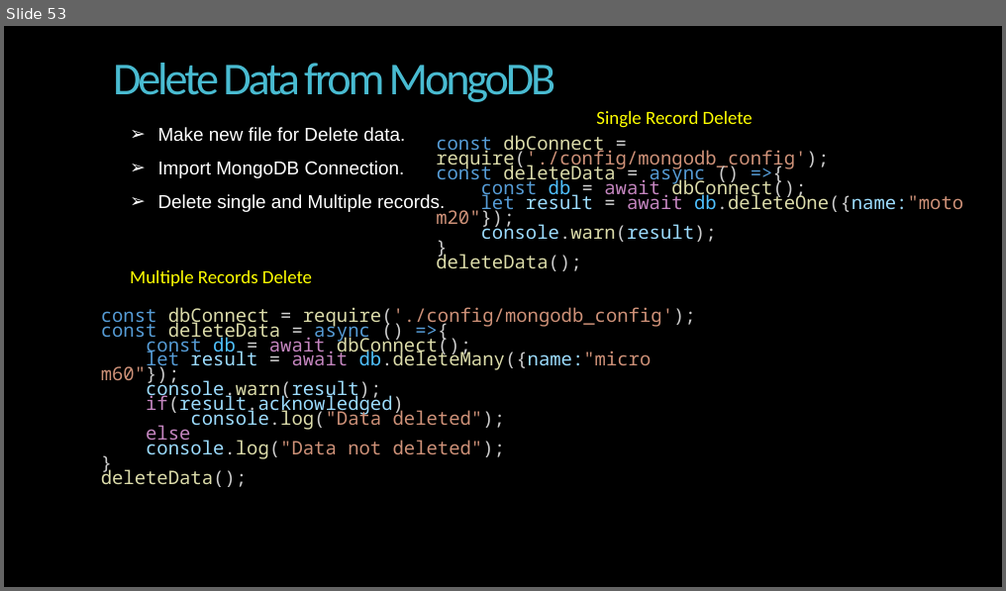
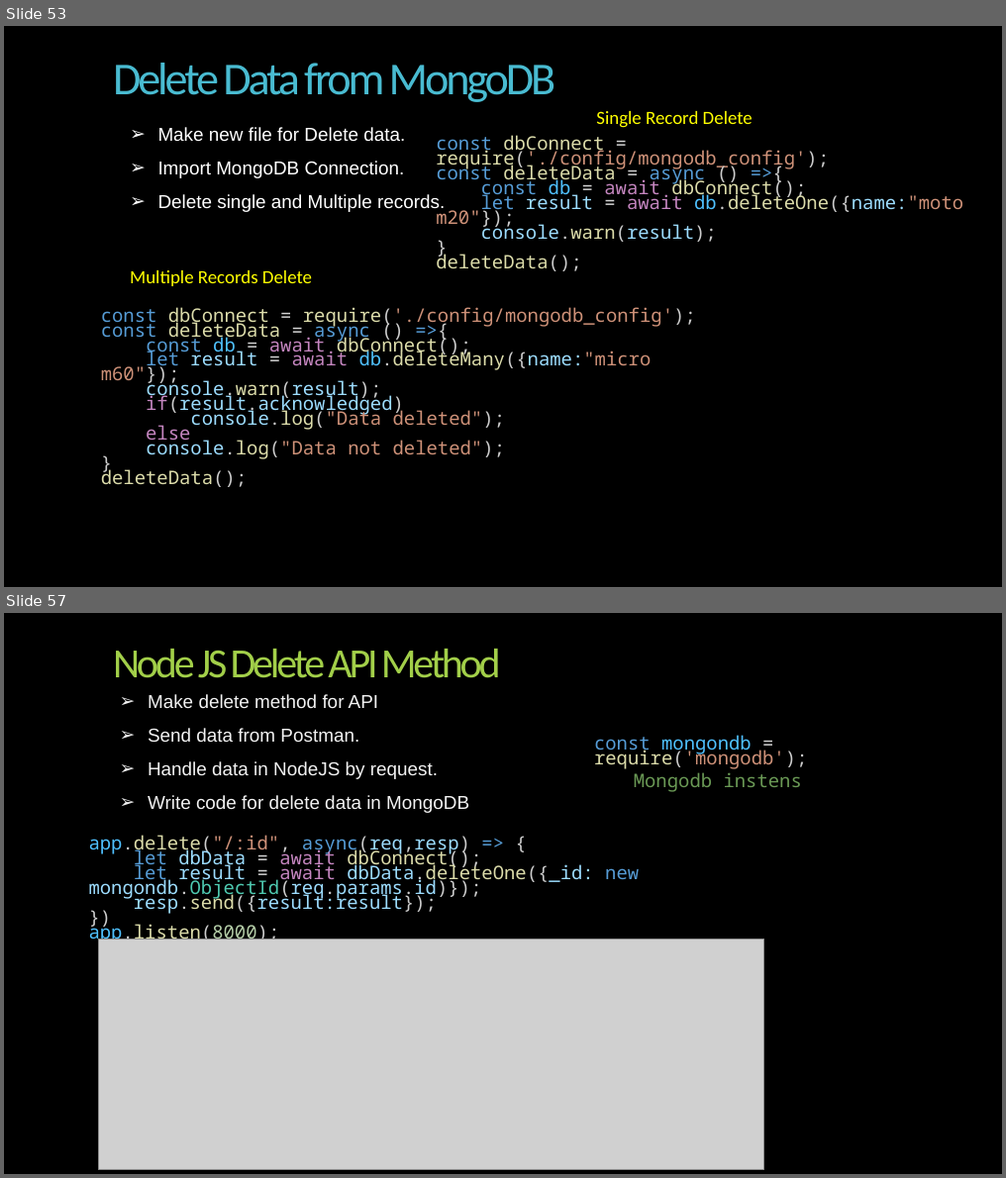
Before and after one commit to Alok2565/nodejs-tut2024, a slide deck: backup_code/NodeJS-full tutorila.pptx. Shown one above the other, each under a label of ours: slide 53 before the commit, slides 53 and 57 after it; the slides between them are not shown. The pictures are 1006x591 and 1006x1178 pixels, drawn with LibreOffice and Linux fonts; fonts in the diff are those of the drawing; grey boxes stand for pictures; background and template pictures are left out. Boxes give left, top, right and bottom in pixels: in the first picture for what was removed or moved away, otherwise in the second. Text is boxed around its words. In the diff, an @@ line names an element or a change of style, - is before the commit and + after.

Commit message:
basic api metho get, post, put,deete

```diff
--- a/backup_code/NodeJS-full tutorila.pptx
+++ b/backup_code/NodeJS-full tutorila.pptx
@@ slide 57 added at <box>4,613,1002,1174</box>, background picture (left out) @@
@@ title added at <box>113,649,501,678</box>, 40 pt, text #A2CF49 @@
+Node JS Delete API Method
@@ text added at <box>148,694,469,813</box>, 18 pt, text #F2F2F2 @@
+➢ Make delete method for API
+➢ Send data from Postman.
+➢ Handle data in NodeJS by request.
+➢ Write code for delete data in MongoDB
@@ text added at <box>594,735,807,769</box>, 18 pt, text #CE9178 @@
+const mongondb = require('mongodb');
@@ text added at <box>634,772,802,792</box>, 18 pt, text #6A9955 @@
+Mongodb instens
@@ arrow added from (659, 796) to (630, 847), #000000 1.5 pt @@
@@ text added at <box>89,835,639,945</box>, 18 pt, text #9CDCFE @@
+app.delete("/:id", async(req,resp) => {
+let dbData = await dbConnect();
+let result = await dbData.deleteOne({_id: new mongondb.ObjectId(req.params.id)});
+resp.send({result:result});
+})
+app.listen(8000);
@@ picture added at <box>98,940,764,1170</box> @@
```
Also in this commit, not shown: 1 slide changed, 3 other slides added, 4 other files.
